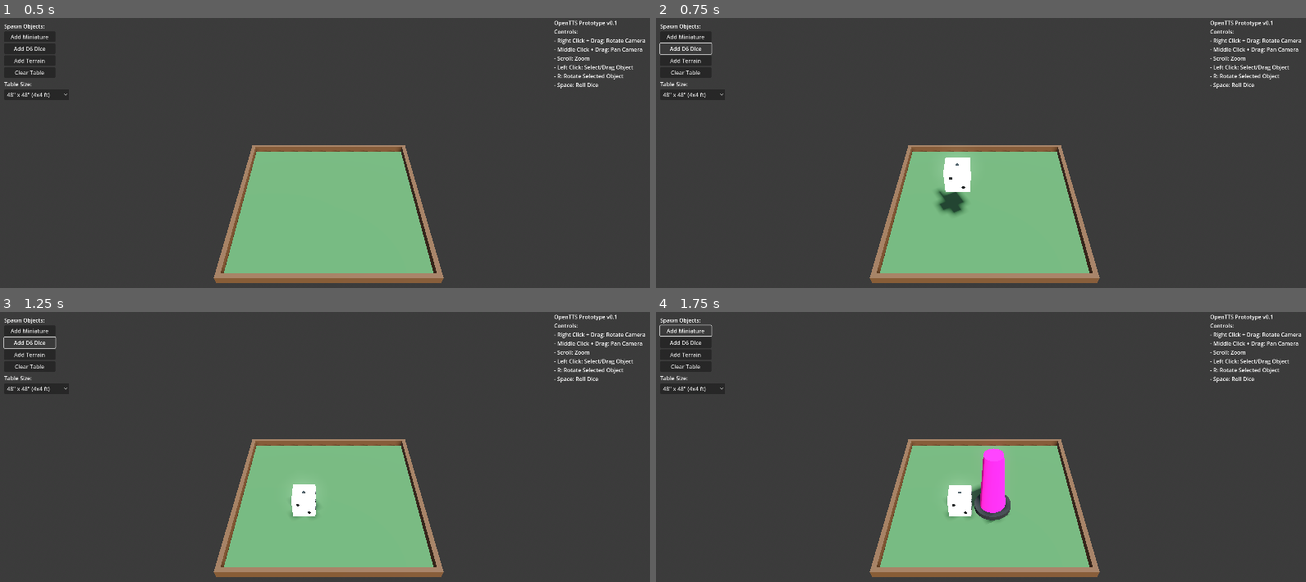
Above: before the commit, frames 1-4 (two rows, left to right).
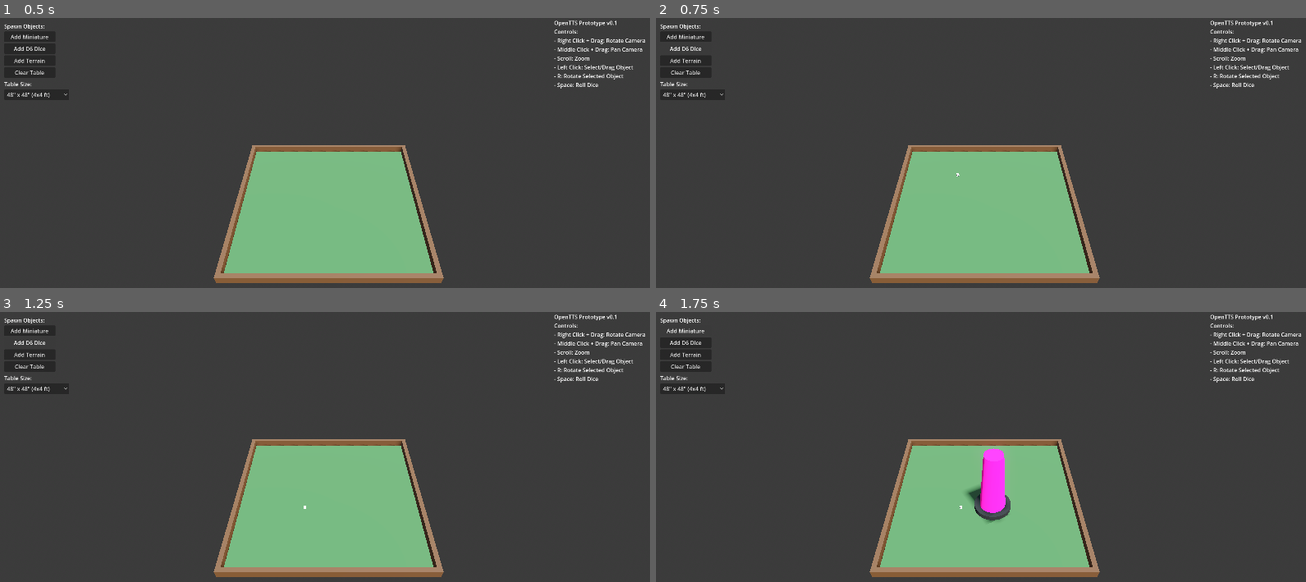
Above: after the commit, the same moments.

Repository: DutchMaxwell/Niemandsland
Game: Godot game, scene res://scenes/main.tscn
The game is run twice, just before and just after one commit, with the same random seed, the same clock (stepped at 60 frames per second) and the same inputs.
Inputs:
- Up to frame 1 (0.5 s): no input
- Up to frame 2 (0.75 s): click "Add D6 Dice" at 0.5 s
- Up to frame 3 (1.25 s): no input
- Up to frame 4 (1.75 s): click "Add Miniature" at 1.25 s

Frame 1 is identical in both runs. In frame 2, 0.9% of the frame differs, in the area x 0-49%, y 9-73%; in frame 3, 0.5%; in frame 4, 0.5%.

Commit message:
Fix spacebar spawning dice and correct dice size
Fixes:
- All UI buttons now have focus_mode=0 (FOCUS_NONE)
  to prevent spacebar from triggering them
- Dice size changed from 150mm to 16mm (standard dice)
- Dice mass adjusted to 4g (realistic)
- Pip sizes now proportional to dice size

Diff:
--- a/scenes/main.tscn
+++ b/scenes/main.tscn
@@ -96,18 +96,22 @@
 
 [node name="SpawnMiniature" type="Button" parent="UI/HUD/SpawnPanel"]
 layout_mode = 2
+focus_mode = 0
 text = "Add Miniature"
 
 [node name="SpawnDice" type="Button" parent="UI/HUD/SpawnPanel"]
 layout_mode = 2
+focus_mode = 0
 text = "Add D6 Dice"
 
 [node name="SpawnTerrain" type="Button" parent="UI/HUD/SpawnPanel"]
 layout_mode = 2
+focus_mode = 0
 text = "Add Terrain"
 
 [node name="ClearAll" type="Button" parent="UI/HUD/SpawnPanel"]
 layout_mode = 2
+focus_mode = 0
 text = "Clear Table"
 
 [node name="TableSizePanel" type="VBoxContainer" parent="UI/HUD"]
@@ -124,6 +128,7 @@
 
 [node name="TableSizeOption" type="OptionButton" parent="UI/HUD/TableSizePanel"]
 layout_mode = 2
+focus_mode = 0
 selected = 0
 item_count = 3
 popup/item_0/text = "48\" x 48\" (4x4 ft)"
@@ -139,6 +144,7 @@
 
 [node name="UnitOption" type="OptionButton" parent="UI/HUD/TableSizePanel/CustomSizeContainer"]
 layout_mode = 2
+focus_mode = 0
 selected = 0
 item_count = 2
 popup/item_0/text = "Inches"
@@ -176,6 +182,7 @@
 
 [node name="ApplyCustomBtn" type="Button" parent="UI/HUD/TableSizePanel/CustomSizeContainer"]
 layout_mode = 2
+focus_mode = 0
 text = "Apply Custom Size"
 
 [node name="DiceResult" type="Label" parent="UI/HUD"]
--- a/scripts/object_manager.gd
+++ b/scripts/object_manager.gd
@@ -214,12 +214,12 @@
 	dice.name = "Dice_%d" % _object_counter
 	dice.add_to_group("selectable")
 	dice.add_to_group("dice")
-	dice.mass = 0.5
+	dice.mass = 0.004  # ~4 grams for 16mm dice
 	dice.collision_layer = 1
 	dice.collision_mask = 1
 	dice.physics_material_override = _create_dice_physics_material()
 
-	var dice_size = 0.15
+	var dice_size = 0.016  # 16mm standard dice
 	var corner_radius = dice_size * 0.12  # Roundness factor
 
 	# Create dice body with rounded edges
@@ -284,10 +284,10 @@
 	pip_material.roughness = 0.4
 	pip_material.metallic = 0.0
 
-	var pip_radius = size * 0.07  # Pip circle radius
-	var pip_depth = 0.002  # Very thin (flat circle)
-	var face_offset = size / 2 + 0.001  # Just above surface
-	var pip_spacing = size * 0.24  # Distance between pips
+	var pip_radius = size * 0.10  # Pip circle radius (~1.6mm for 16mm dice)
+	var pip_depth = size * 0.01  # Very thin, proportional to dice
+	var face_offset = size / 2 + size * 0.005  # Just above surface
+	var pip_spacing = size * 0.28  # Distance between pips
 
 	# Face 1 (top, +Y): single center pip
 	_add_flat_pip(dice, Vector3(0, face_offset, 0), Vector3.UP, pip_radius, pip_depth, pip_material)
